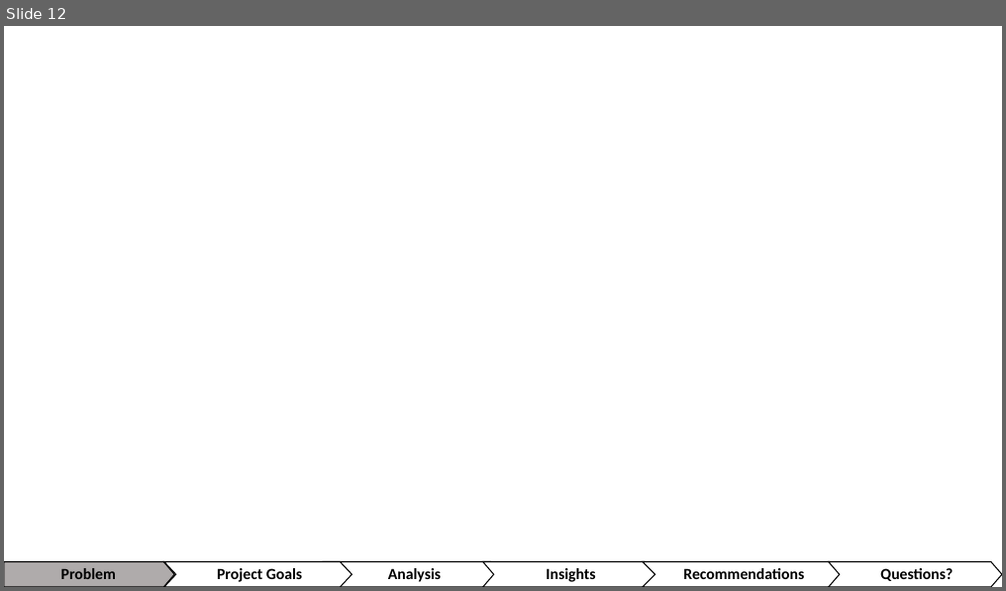
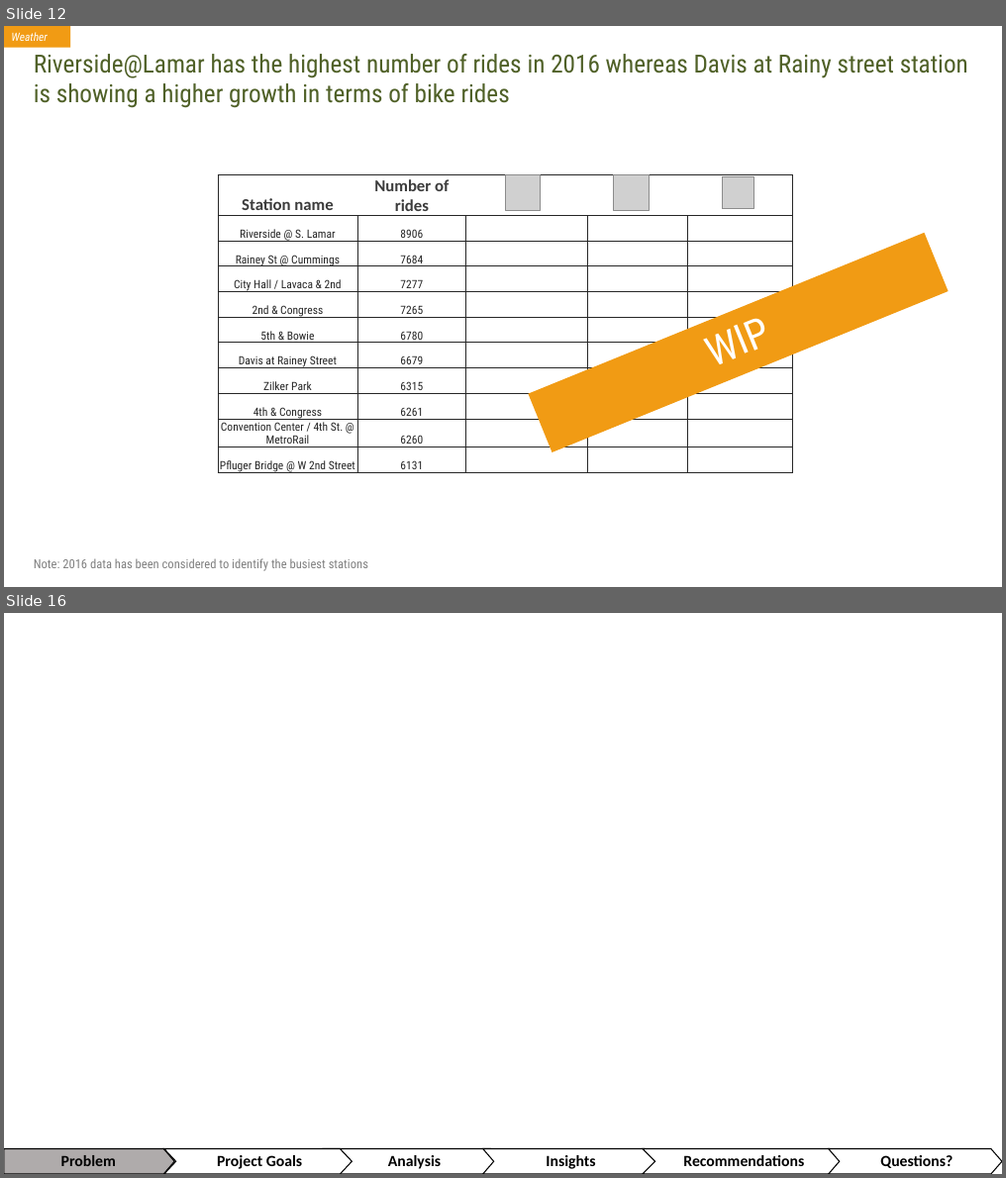
Before and after one commit to akhilesh-reddy/Strategy-consulting-for-bike-sharing, a slide deck: Group Project Final presentation.pptx. Shown one above the other, each under a label of ours: slide 12 before the commit, slides 12 and 16 after it; the slides between them are not shown. The pictures are 1006x591 and 1006x1178 pixels, drawn with LibreOffice and Linux fonts; fonts in the diff are those of the drawing; grey boxes stand for pictures. Boxes give left, top, right and bottom in pixels: in the first picture for what was removed or moved away, otherwise in the second. Text is boxed around its words. In the diff, an @@ line names an element or a change of style, - is before the commit and + after.

```diff
--- a/Group Project Final presentation.pptx
+++ b/Group Project Final presentation.pptx
@@ slide 12 added at [4, 26, 1002, 587], background #FFFFFF @@
@@ rectangle added at [4, 26, 70, 48], fill #F19B14, 11 pt, text #FFFFFF, italic @@
+Weather
@@ text added at [34, 54, 968, 108], 24 pt, text #4F6027 @@
+Riverside@Lamar has the highest number of rides in 2016 whereas Davis at Rainy street station is showing a higher growth in terms of bike rides
@@ table added at [218, 174, 793, 476], 11 rows, 5 columns @@
+Station name | Number of rides |  |  | 
+Riverside @ S. Lamar | 8906 |  |  | 
+Rainey St @ Cummings | 7684 |  |  | 
+City Hall / Lavaca & 2nd | 7277 |  |  | 
+2nd & Congress | 7265 |  |  | 
+5th & Bowie | 6780 |  |  | 
+Davis at Rainey Street | 6679 |  |  | 
+Zilker Park | 6315 |  |  | 
+4th & Congress | 6261 |  |  | 
+Convention Center / 4th St. @ MetroRail | 6260 |  |  | 
+Pfluger Bridge @ W 2nd Street | 6131 |  |  | 
@@ picture added at [505, 174, 540, 210] @@
@@ picture added at [614, 174, 648, 210] @@
@@ picture added at [722, 176, 754, 209] @@
@@ rectangle added at [528, 233, 948, 453], fill #F19B14, 40 pt, text #FFFFFF @@
+WIP
@@ text added at [34, 559, 368, 571], 12 pt, text #808080 @@
+Note: 2016 data has been considered to identify the busiest stations
@@ what was slide 12 is now slide 16 @@
```
Also in this commit, not shown: 9 other slides added, 10 slides removed.
